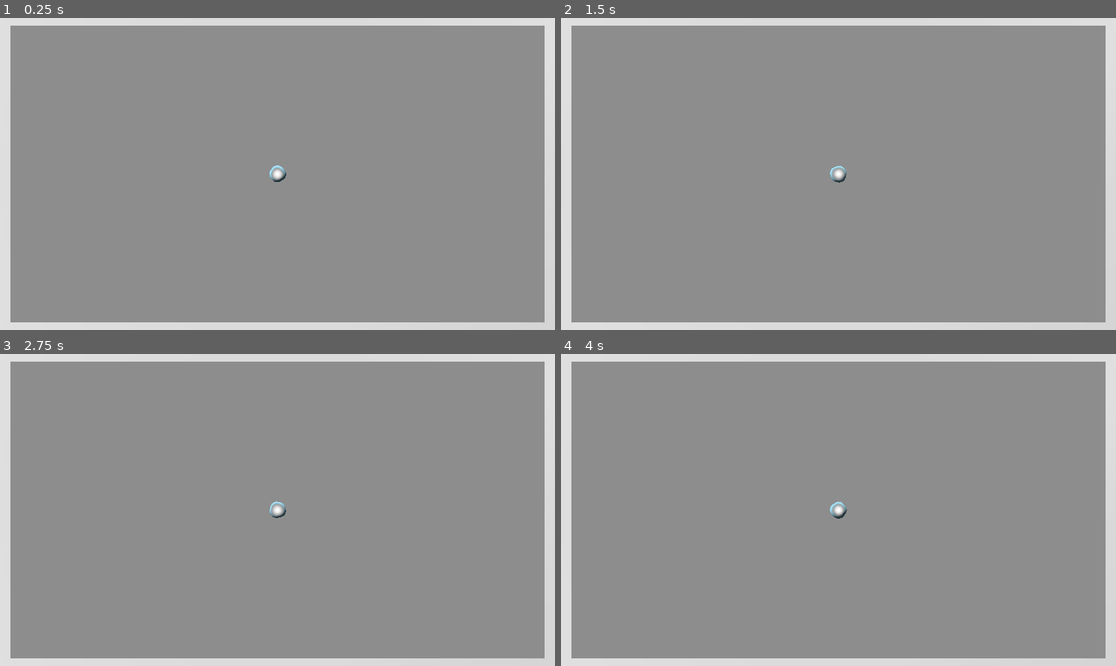
Above: before the commit, frames 1-4 (two rows, left to right).
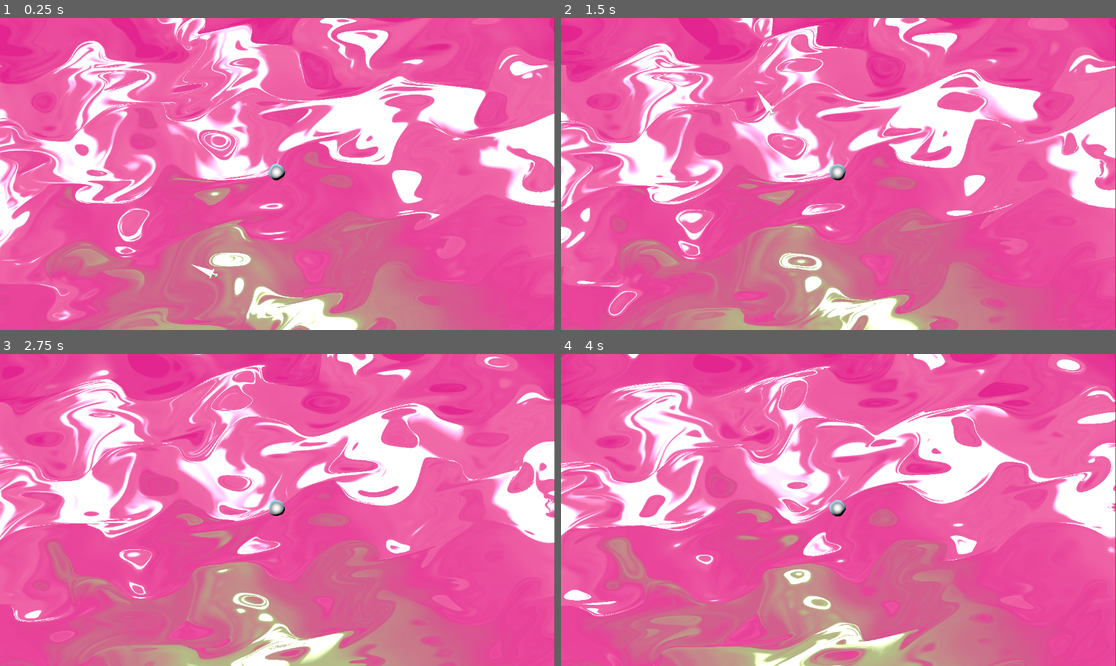
Above: after the commit, the same moments.

Repository: Ultimo-Momento-Responsable/GGJ2025
Game: Godot game, scene res://scenes/viewport.tscn
Two runs of this game, one before a commit and one after it. Both use one fixed random seed, a clock stepped at 60 frames per second and the inputs below. Before the commit the project starts from res://scenes/arena_base.tscn.
Inputs:
- Up to frame 1 (0.25 s): no input
- Up to frame 2 (1.5 s): no input
- Up to frame 3 (2.75 s): no input
- Up to frame 4 (4 s): no input

The runs differ from the first frame. In frame 1, 100% of the frame differs, in the area x 0-100%, y 0-100%; in frame 2, 100%; in frame 3, 100%; in frame 4, 100%.

Commit message:
feat: wip sword

Diff:
--- a/project.godot
+++ b/project.godot
@@ -11,7 +11,7 @@
 [application]
 
 config/name="GGJ2025"
-run/main_scene="res://scenes/arena_base.tscn"
+run/main_scene="res://scenes/viewport.tscn"
 config/features=PackedStringArray("4.3", "GL Compatibility")
 config/icon="res://icon.svg"
 
--- a/scenes/arena_base.tscn
+++ b/scenes/arena_base.tscn
@@ -1,7 +1,7 @@
 [gd_scene load_steps=5 format=3 uid="uid://b0ka3t3j4dwb1"]
 
 [ext_resource type="PackedScene" uid="uid://d1d5ot126tfxq" path="res://scenes/game_objects/bubble.tscn" id="2_8abf3"]
-[ext_resource type="PackedScene" uid="uid://btutgdslx4cfa" path="res://scenes/game_objects/limits.tscn" id="2_r4jfj"]
+[ext_resource type="PackedScene" uid="uid://bbvvf01nxxnj3" path="res://scenes/game_objects/sword.tscn" id="2_l5i0h"]
 
 [sub_resource type="Environment" id="Environment_vhovg"]
 background_energy_multiplier = 1.84
@@ -30,4 +30,5 @@
 
 [node name="Bubble" parent="WorldEnvironment" instance=ExtResource("2_8abf3")]
 
-[node name="Limits" parent="WorldEnvironment" instance=ExtResource("2_r4jfj")]
+[node name="Sword" parent="WorldEnvironment" instance=ExtResource("2_l5i0h")]
+transform = Transform3D(1, 0, 0, 0, 1, 0, 0, 0, 1, -4.993, -10, 0.509)
--- /dev/null
+++ b/scenes/game_objects/sword.tscn
@@ -0,0 +1,18 @@
+[gd_scene load_steps=4 format=3 uid="uid://bbvvf01nxxnj3"]
+
+[ext_resource type="PackedScene" uid="uid://lrxajdhsxwrb" path="res://Assets/3d_models/sword/sword.glb" id="1_eue5m"]
+[ext_resource type="Script" path="res://scripts/sword.gd" id="1_ye3qc"]
+
+[sub_resource type="BoxShape3D" id="BoxShape3D_kdsnl"]
+size = Vector3(0.355469, 1.11047, 0.0783691)
+
+[node name="Sword" type="RigidBody3D"]
+mass = 0.001
+gravity_scale = 0.0
+script = ExtResource("1_ye3qc")
+
+[node name="sword" parent="." instance=ExtResource("1_eue5m")]
+
+[node name="CollisionShape3D" type="CollisionShape3D" parent="."]
+transform = Transform3D(1, 0, 0, 0, 1, 0, 0, 0, 1, 0, 1.03466, 0)
+shape = SubResource("BoxShape3D_kdsnl")
--- /dev/null
+++ b/scripts/sword.gd
@@ -0,0 +1,13 @@
+extends RigidBody3D
+
+@export var base_speed: float = 10.0
+#@export var angular_speed_y: float = 10.0
+@export var angular_speed_z: float = 5.0
+
+# Called when the node enters the scene tree for the first time.
+func _ready() -> void:
+	linear_velocity = base_speed * Vector3.UP
+	angular_velocity = angular_speed_z * Vector3.BACK
+
+func _on_body_entered(body:Node):
+	print(body, " entered")
Not shown, added: Assets/3d_models/raw/weight.glb.import
Not shown, added: Assets/3d_models/weight/BaseColor.png.import
Not shown, added: Assets/3d_models/weight/Normal.png.import
Not shown, added: Assets/3d_models/weight/RGB.png.import
Not shown, added: Assets/3d_models/weight/weight.glb.import
Binary file added: Assets/3d_models/weight/weight_BaseColor.png
Not shown, added: Assets/3d_models/weight/weight_BaseColor.png.import
Binary file added: Assets/3d_models/weight/weight_Normal.png
Not shown, added: Assets/3d_models/weight/weight_Normal.png.import
Binary file added: Assets/3d_models/weight/weight_RGB.png
Not shown, added: Assets/3d_models/weight/weight_RGB.png.import
Not shown: 1 places in scenes/game_objects/bubble.tscn that only renumber resources
(and 1 more such lines)
